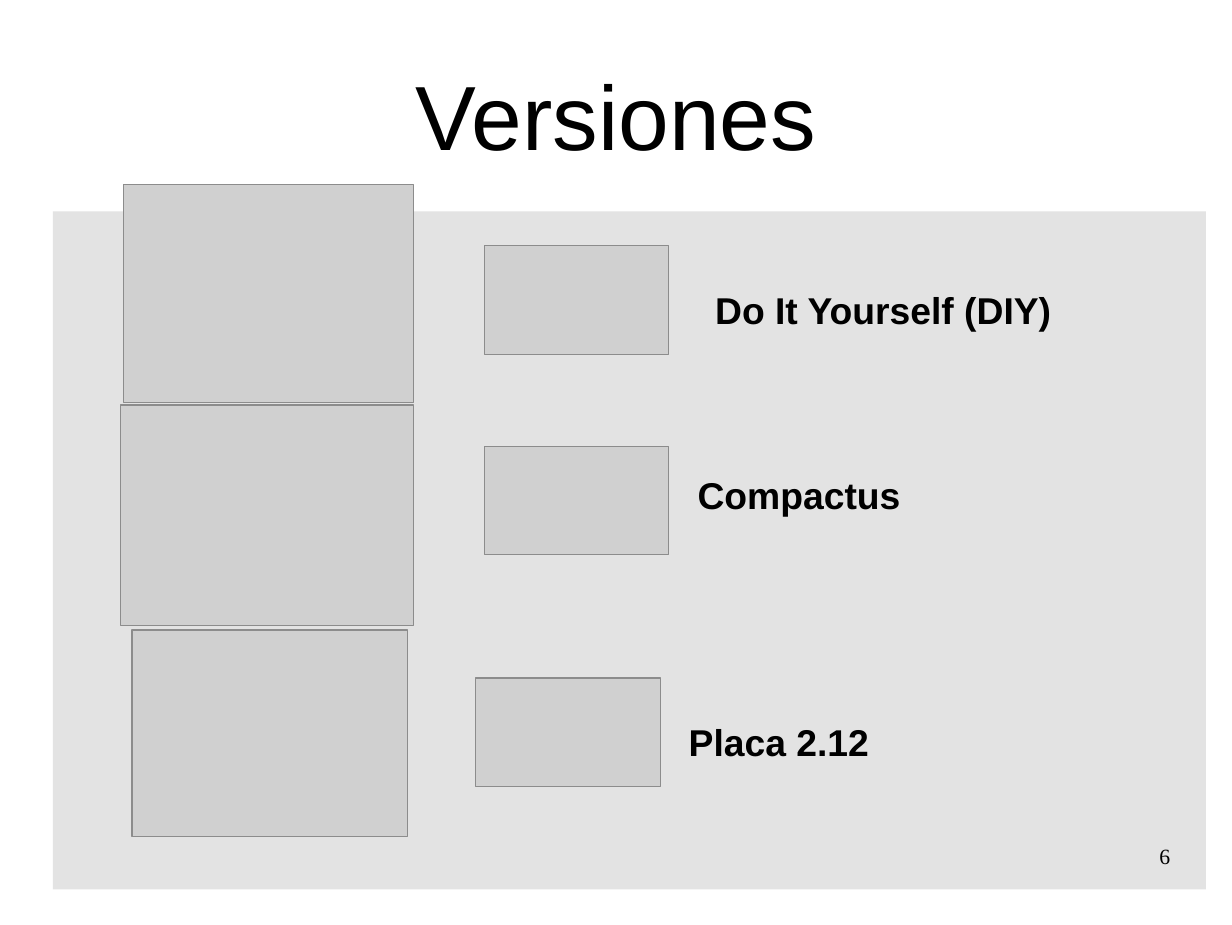
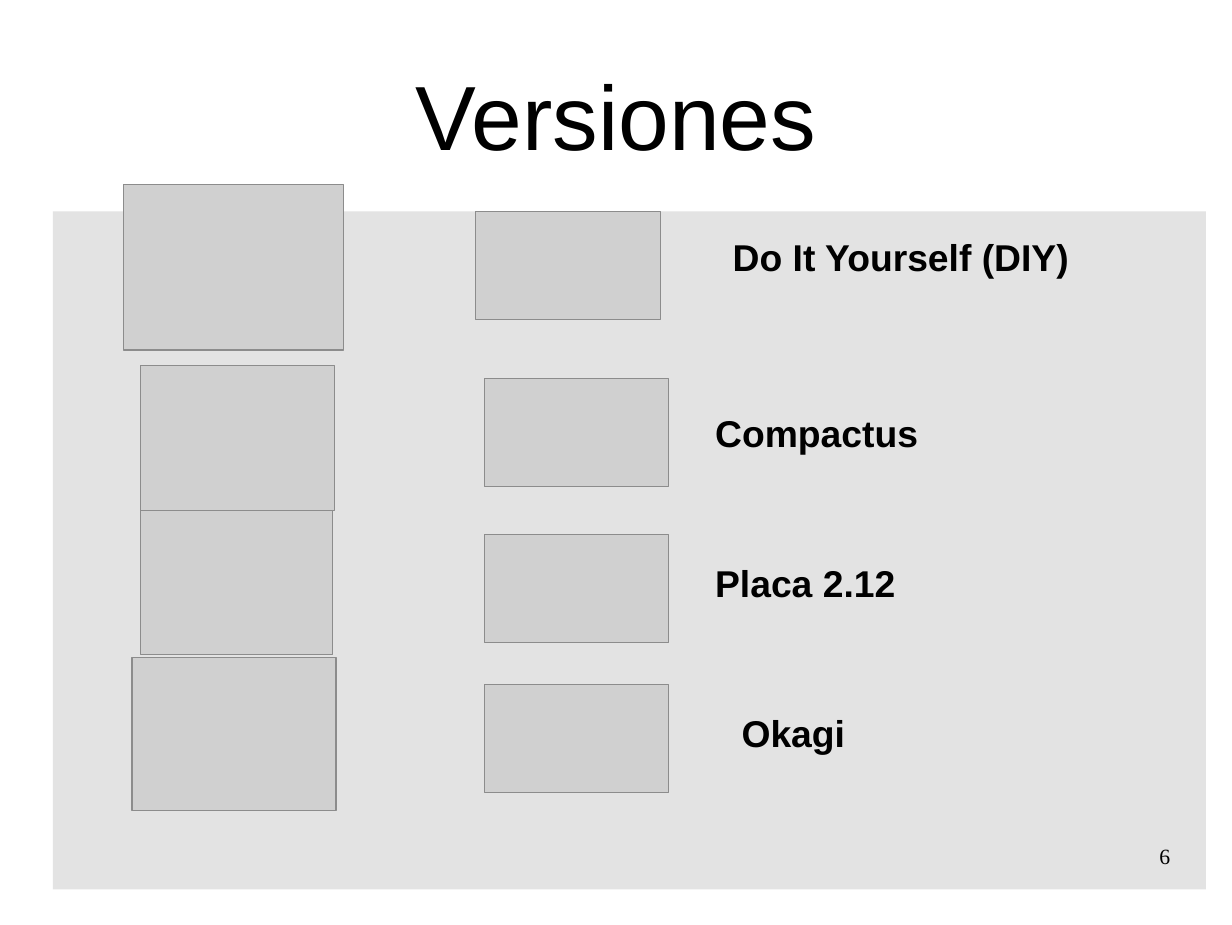
Before and after one commit to pedroruizf/taller_escornabot, a slide deck: slide 6 of presentacion_taller_escornabot.odp. Drawn at 1232x925 pixels with LibreOffice and Linux fonts; fonts in the diff are those of the drawing; grey boxes stand for pictures; background and template pictures are left out. Boxes give left, top, right and bottom in pixels: in the first picture for what was removed or moved away, otherwise in the second. Text is boxed around its words. In the diff, an @@ line names an element or a change of style, - is before the commit and + after.

Commit message:
cambios en presentacion

```diff
--- a/presentacion_taller_escornabot.odp
+++ b/presentacion_taller_escornabot.odp
@@ picture: place and size @@
-picture at <box>123,184,414,402</box>
+picture at <box>123,184,343,350</box>
@@ picture: place and size @@
-picture at <box>484,246,669,354</box>
+picture at <box>475,211,660,320</box>
@@ text "Do It Yourself (DIY)": place and size @@
-text "Do It Yourself (DIY)" at <box>715,297,1051,332</box>
+text "Do It Yourself (DIY)" at <box>733,244,1069,279</box>
@@ picture: place and size @@
-picture at <box>121,405,414,625</box>
+picture at <box>141,366,334,511</box>
@@ picture: place and size @@
-picture at <box>484,446,669,555</box>
+picture at <box>484,379,669,487</box>
@@ text "Compactus": place and size @@
-text "Compactus" at <box>698,483,901,517</box>
+text "Compactus" at <box>715,421,918,455</box>
@@ picture: place and size @@
-picture at <box>132,629,407,836</box>
+picture at <box>141,511,333,655</box>
@@ picture: place and size @@
-picture at <box>475,677,660,786</box>
+picture at <box>484,534,669,643</box>
@@ text "Placa 2.12": place and size @@
-text "Placa 2.12" at <box>689,729,869,757</box>
+text "Placa 2.12" at <box>715,570,896,598</box>
@@ picture added at <box>132,657,335,811</box> @@
@@ picture added at <box>484,684,669,793</box> @@
@@ text added at <box>742,720,845,754</box>, 24 pt, text #000000, bold @@
+Okagi
```
Also in this commit, not shown: 1 other file.
